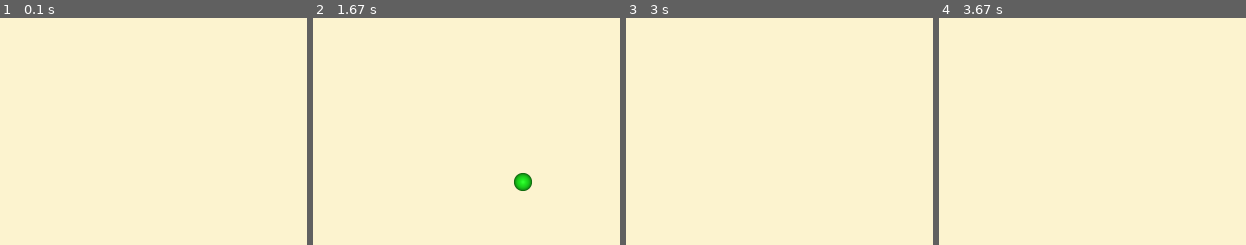
Above: before the commit, frames 1-4 (left to right).
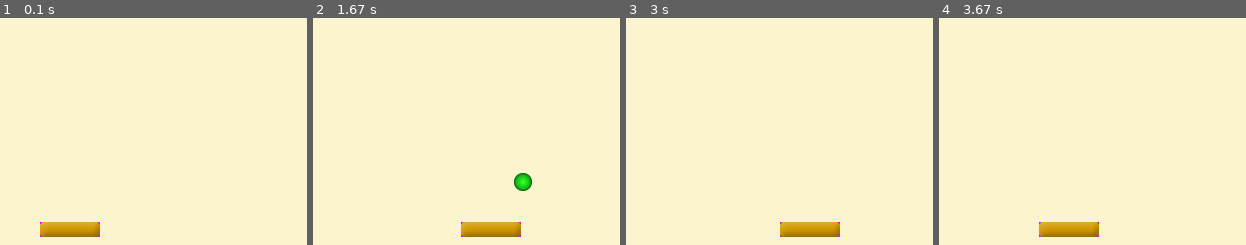
Above: after the commit, the same moments.

Repository: Aimar1109/3.Ebaluazioa
Game: pygame game, started from game_ball/game_02.py
Two runs of this game, one before a commit and one after it. Both use one fixed random seed, a clock stepped at 60 frames per second and the inputs below.
Inputs:
- Up to frame 1 (0.1 s): no input
- Up to frame 2 (1.67 s): hold Right 0.33-0.8 s; hold Right 0.83-1.3 s; hold Left from 1.33 s (still down)
- Up to frame 3 (3 s): release Left at 1.87 s; hold Left 1.9-2.3 s; hold Right 2.33-2.97 s
- Up to frame 4 (3.67 s): hold Left 3-3.47 s; hold Right from 3.5 s (still down)
The pictures show only the part of the screen within x 29-79%, y 50-100%; the shares and areas given below are measured in that part.

The runs differ from the first frame. In frame 1, 1.3% of the frame differs, in the area x 13-33%, y 89-97%; in frame 2, 1.3%; in frame 3, 1.3%; in frame 4, 1.3%.

Commit message:
ball colision and padle not put

Diff:
--- a/game_ball/game_02.py
+++ b/game_ball/game_02.py
@@ -6,12 +6,16 @@
 pygame.display.set_caption("Game 2")
 
 ball = pygame.image.load("ball.png")
-
 ballrect = ball.get_rect()
 
 speed = [4, 4]
 
 ballrect.move_ip(0, 0)
+
+bate = pygame.image.load("bate.png")
+baterect = bate.get_rect()
+
+baterect.move_ip(240, 450)
 
 jugando = True
 
@@ -19,6 +23,15 @@
     for event in pygame.event.get():
         if event.type == pygame.QUIT:
             jugando = False
+
+    keys = pygame.key.get_pressed()
+
+    if keys[pygame.K_LEFT]:
+        if not baterect.left < 0:
+            baterect = baterect.move(-3, 0)
+    if keys[pygame.K_RIGHT]:
+        if  baterect.right < ventana.get_width():
+            baterect = baterect.move(3, 0)
 
     ballrect = ballrect.move(speed)
 
@@ -28,10 +41,13 @@
     if ballrect.top < 0 or ballrect.bottom > ventana.get_height():
         speed[1] = -speed[1]
 
+    if baterect.colliderect(ballrect):
+        speed[1] = -speed[1]
 
     ventana.fill((252, 243, 207))
 
     ventana.blit(ball, ballrect)
+    ventana.blit(bate, baterect)
     pygame.display.flip()
     pygame.time.Clock().tick(60)
 
Binary file added: bate.png
